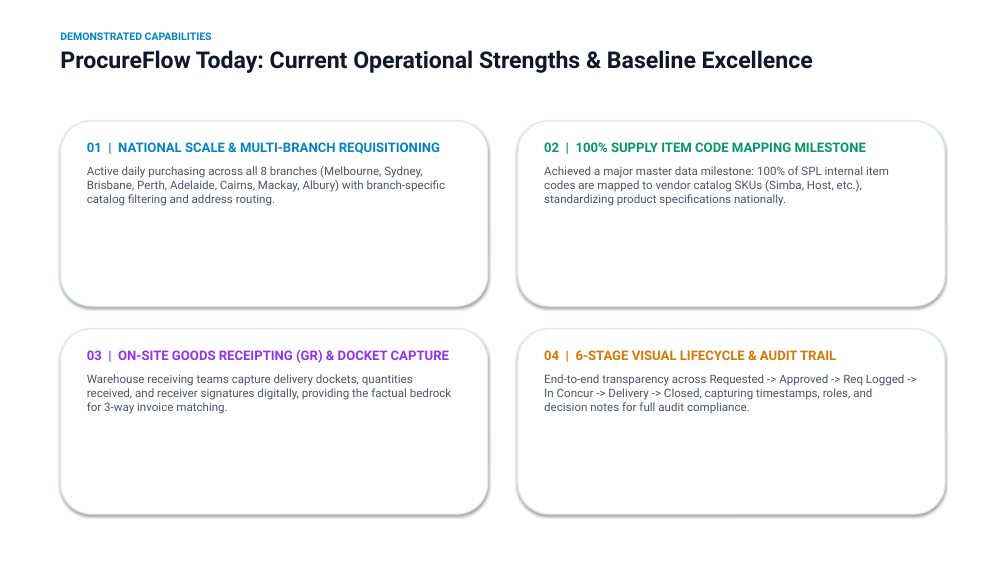
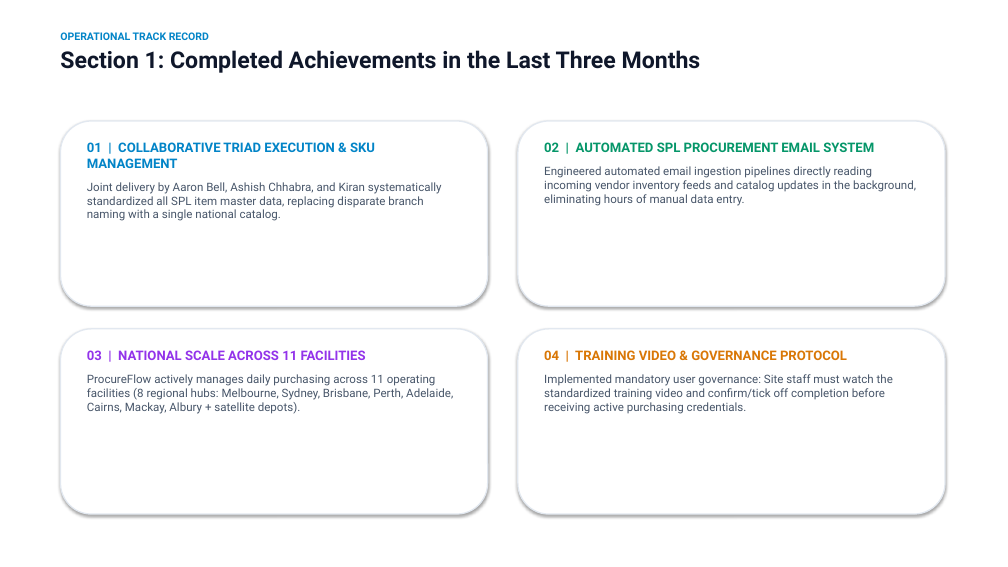
Before and after one commit to SPLGit-Project/ProcureFlow-App, a slide deck: slide 3 of docs/ProcureFlow_Executive_Roadmap.pptx. Drawn at 1008x567 pixels with LibreOffice and Linux fonts; fonts in the diff are those of the drawing. Boxes give left, top, right and bottom in pixels: in the first picture for what was removed or moved away, otherwise in the second. Text is boxed around its words. In the diff, an @@ line names an element or a change of style, - is before the commit and + after.

```diff
--- a/docs/ProcureFlow_Executive_Roadmap.pptx
+++ b/docs/ProcureFlow_Executive_Roadmap.pptx
@@ text at box(60, 32, 701, 73): text changed @@
-DEMONSTRATED CAPABILITIES
-ProcureFlow Today: Current Operational Strengths & Baseline Excellence
+OPERATIONAL TRACK RECORD
+Section 1: Completed Achievements in the Last Three Months
@@ text at box(87, 142, 442, 221): text changed @@
-01 | NATIONAL SCALE & MULTI-BRANCH REQUISITIONING
-Active daily purchasing across all 8 branches (Melbourne, Sydney, Brisbane, Perth, Adelaide, Cairns, Mackay, Albury) with branch-specific catalog filtering and address routing.
+01 | COLLABORATIVE TRIAD EXECUTION & SKU MANAGEMENT
+Joint delivery by Aaron Bell, Ashish Chhabra, and Kiran systematically standardized all SPL item master data, replacing disparate branch naming with a single national catalog.
@@ text at box(544, 142, 916, 206): text changed @@
-02 | 100% SUPPLY ITEM CODE MAPPING MILESTONE
-Achieved a major master data milestone: 100% of SPL internal item codes are mapped to vendor catalog SKUs (Simba, Host, etc.), standardizing product specifications nationally.
+02 | AUTOMATED SPL PROCUREMENT EMAIL SYSTEM
+Engineered automated email ingestion pipelines directly reading incoming vendor inventory feeds and catalog updates in the background, eliminating hours of manual data entry.
@@ text at box(87, 350, 453, 414): text changed @@
-03 | ON-SITE GOODS RECEIPTING (GR) & DOCKET CAPTURE
-Warehouse receiving teams capture delivery dockets, quantities received, and receiver signatures digitally, providing the factual bedrock for 3-way invoice matching.
+03 | NATIONAL SCALE ACROSS 11 FACILITIES
+ProcureFlow actively manages daily purchasing across 11 operating facilities (8 regional hubs: Melbourne, Sydney, Brisbane, Perth, Adelaide, Cairns, Mackay, Albury + satellite depots).
@@ text at box(544, 350, 893, 414): text changed @@
-04 | 6-STAGE VISUAL LIFECYCLE & AUDIT TRAIL
-End-to-end transparency across Requested -> Approved -> Req Logged -> In Concur -> Delivery -> Closed, capturing timestamps, roles, and decision notes for full audit compliance.
+04 | TRAINING VIDEO & GOVERNANCE PROTOCOL
+Implemented mandatory user governance: Site staff must watch the standardized training video and confirm/tick off completion before receiving active purchasing credentials.
```
Also in this commit, not shown: 5 other slides changed, 2 slides added, 2 slides removed, 2 other files.
